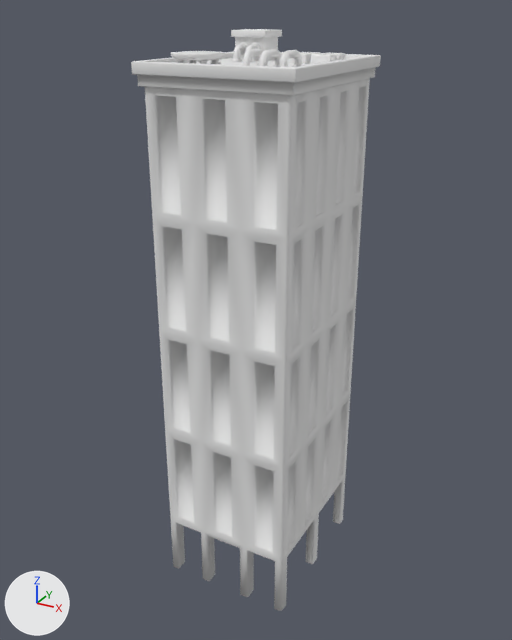
One commit to the FBX model Assets/NOTFUN/Cartoon City - Building Pack 1_1/Meshes/Building/Building_107.fbx: the scene before it, then after it.
Both versions are drawn from a 50 mm camera at (25.0, -46.6, 45.8) aimed at (-0.6, -0.1, 22.6). The axes (+X, +Y, +Z) are drawn at lower left. The lights are the same throughout. Where no turn or scale is listed for an object, it has been applied to the vertices.

Objects in the first picture: 'Building_107'.
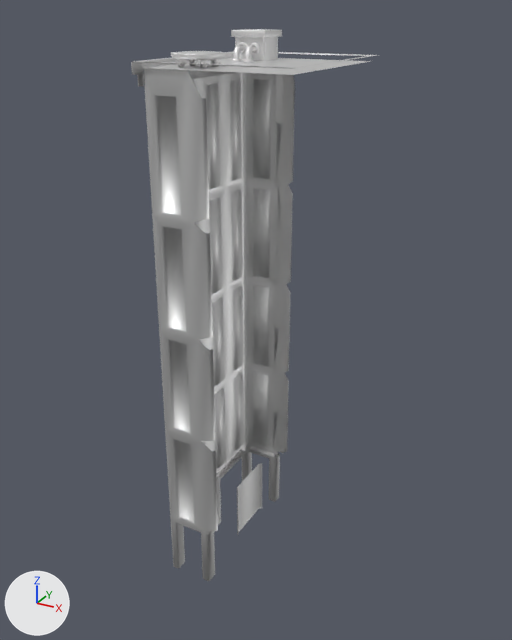
Location of each change, (x1, y1, x2, y2) in pixels of the pictures (512 x 640 px):
'Building_107', reshaped: before (131, 29, 381, 611); after (131, 29, 377, 581)
part 1 of me_building_107, deleted: before (243, 49, 345, 67)
part 2 of me_building_107, deleted: before (132, 53, 381, 611)

Patch to the scene script:
```diff
--- a/Assets/NOTFUN/Cartoon City - Building Pack 1_1/Meshes/Building/Building_107.fbx.py
+++ b/Assets/NOTFUN/Cartoon City - Building Pack 1_1/Meshes/Building/Building_107.fbx.py
@@ mat_m_city_tex_003 @@
+mat_m_city_tex_003 = principled_material('M_City_tex.003')
+mat_m_city_tex_003.base_color = (0.8, 0.8, 0.8)  # white #e7e7e7
+mat_m_city_tex_003.metallic = 1.0
+mat_m_city_tex_003.roughness = 0.553
@@ me_building_107 @@
 # used by ob_building_107; location = (0.0, 0.0, 0.0)
-me_building_107.from_pydata(...)  # 2589 vertices, 2269 faces; spans x -6.0..6.0, y -7.2..7.3, z 0.0..44.4
-me_building_107.materials.append(mat_m_city_tex)  # white #e7e7e7
+me_building_107.from_pydata(...)  # 1205 vertices, 1019 faces; spans x -6.0..6.0, y -7.2..7.3, z 0.0..44.4
+# me_building_107 part 1: 17 loose pieces with 956 vertices, spanning x 0.5..4.2, y -4.5..4.7, z 42.2..43.4, are deleted
+# me_building_107 part 2: 428 vertices removed from x 0.0..6.0, y -7.2..7.3, z 0.0..42.6
+me_building_107.materials.append(mat_m_city_tex_003)  # white #e7e7e7
```
